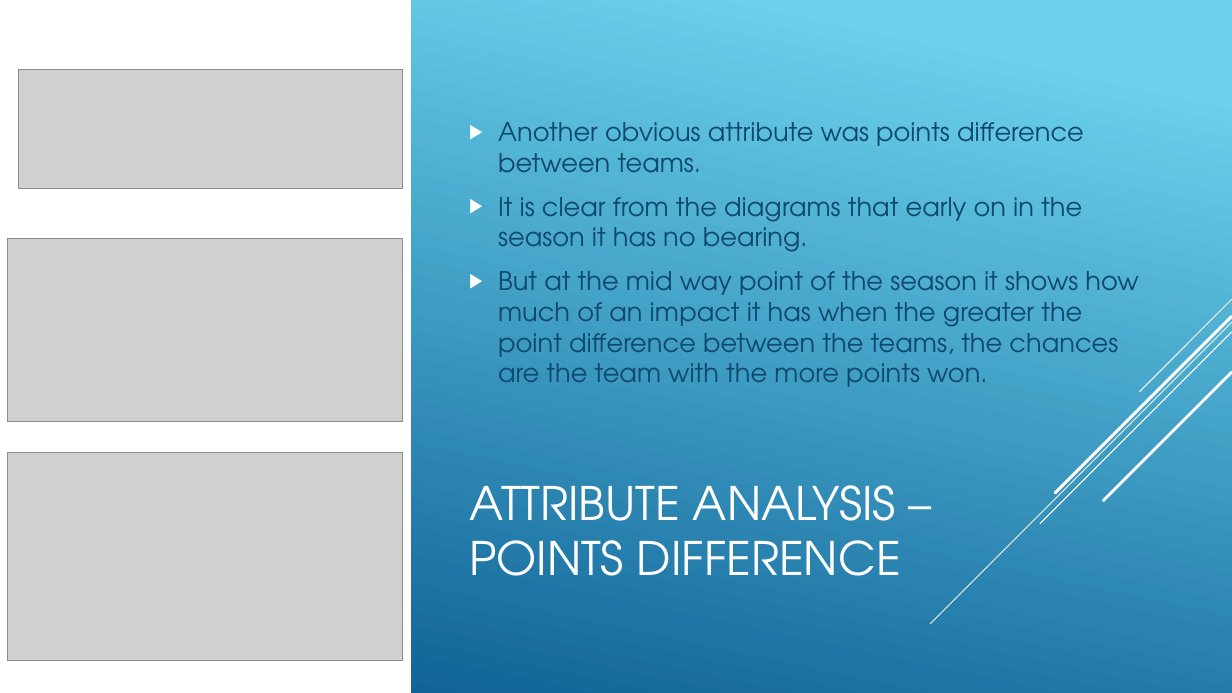
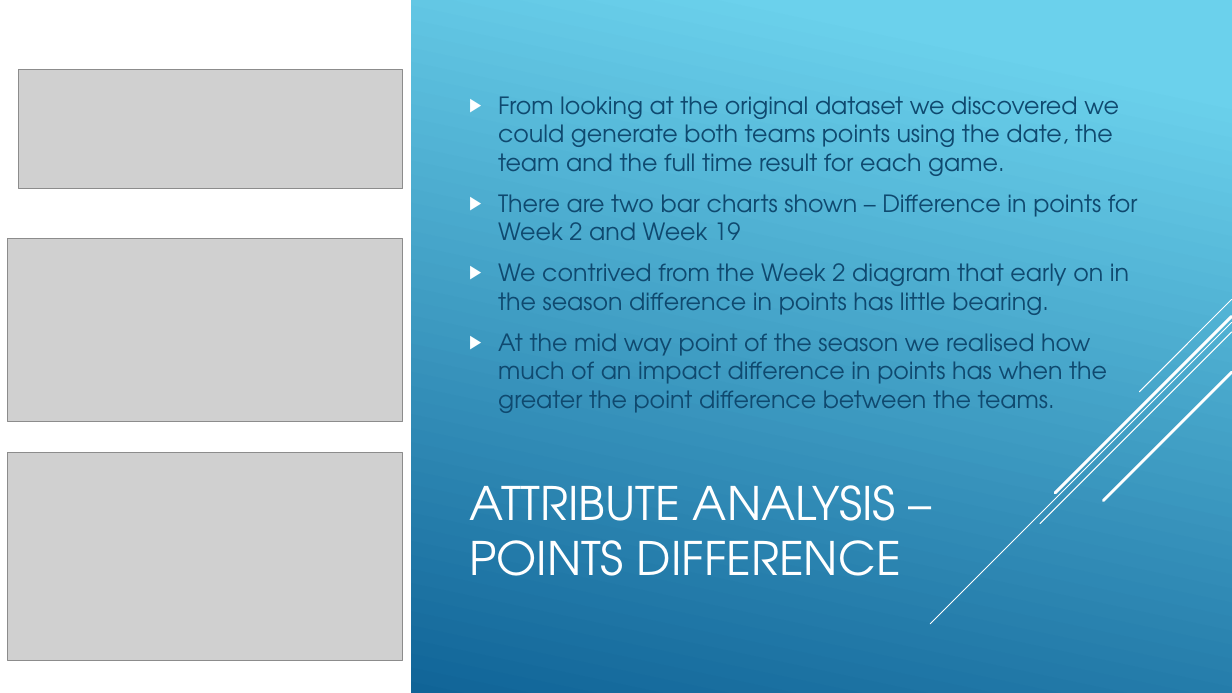
Before and after one commit to russell-brady/data-mining, a slide deck: slide 5 of Documents/WorkshopGroup40.pptx (slide 4 before the commit). Drawn at 1232x693 pixels with LibreOffice and Linux fonts; fonts in the diff are those of the drawing; grey boxes stand for pictures. Boxes give left, top, right and bottom in pixels: in the first picture for what was removed or moved away, otherwise in the second. Text is boxed around its words. In the diff, an @@ line names an element or a change of style, - is before the commit and + after.

```diff
--- a/Documents/WorkshopGroup40.pptx
+++ b/Documents/WorkshopGroup40.pptx
@@ text at (498,96,1138,413): text changed; size 20 to 18.5 pt @@
-▶ Another obvious attribute was points difference between teams.
-▶ It is clear from the diagrams that early on in the season it has no bearing.
-▶ But at the mid way point of the season it shows how much of an impact it has when the greater the point difference between the teams, the chances are the team with the more points won.
+▶ From looking at the original dataset we discovered we could generate both teams points using the date, the team and the full time result for each game.
+▶ There are two bar charts shown – Difference in points for Week 2 and Week 19
+▶ We contrived from the Week 2 diagram that early on in the season difference in points has little bearing.
+▶ At the mid way point of the season we realised how much of an impact difference in points has when the greater the point difference between the teams.
```
Also in this commit, not shown: 4 other slides changed, 1 slide added, 10 other files.
